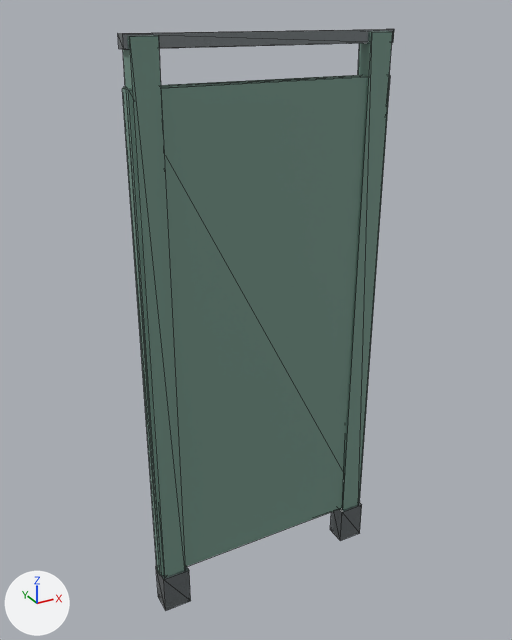
The glTF model assets/environments/arcade/restroom/restroom_stall_front.glb, before and after one commit.
Camera for both pictures: a 50 mm lens placed at (-1.11, -1.95, 2.06), pointed at (-0.02, 0.04, 1.06). The lights are fixed; the arrows at lower left show +X, +Y and +Z. The first picture is the older version. Mesh edges are drawn as thin lines. Vertices at exactly the same position are counted once.

The older version as bpy lines, for what is in view:
```python
me_cube_011 = bpy.data.meshes.new('Cube.011')
me_cube_011.from_pydata(...)  # 64 vertices, 104 faces; spans x -0.45..0.45, y -0.04..0.04, z 0.0..2.0
# faces by material slot: [68, 36]
me_cube_011.materials.append(mat_restroom_muted_teal_laminate)
me_cube_011.materials.append(mat_restroom_chrome)  # picture img_party_palette
ob_restroom_stall_front = bpy.data.objects.new('restroom_stall_front', me_cube_011)
ob_restroom_stall_front.location = (0.0, 0.0, 0.0)
```
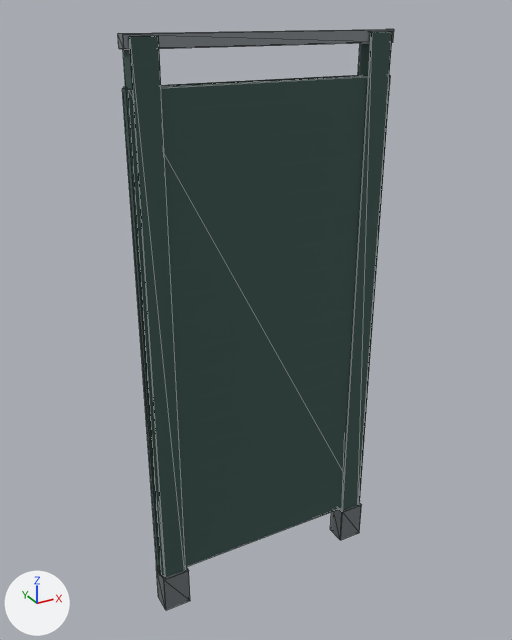
Changed parts and their boxes [x1, y1, x2, y2] in the pictures (512 x 640 px):
'restroom_stall_front', reshaped
    before: [118, 29, 394, 611]
    after: [118, 29, 394, 610]
part 1 of me_cube_011, cut back
    before: [118, 29, 394, 611]
    after: [118, 29, 394, 610]
part 2 of me_cube_011, recoloured (green to black)
    both: [122, 75, 390, 576]

Patch to the scene script:
```diff
--- a/assets/environments/arcade/restroom/restroom_stall_front.glb.py
+++ b/assets/environments/arcade/restroom/restroom_stall_front.glb.py
@@ img_restroom_stock @@
+img_restroom_stock = load_image('restroom_stock', '_unpacked/restroom_stock', 1024, 512, 'sRGB')
@@ mat_restroom_muted_teal_laminate_012 @@
+mat_restroom_muted_teal_laminate_012 = principled_material('restroom_muted_teal_laminate.012')
+mat_restroom_muted_teal_laminate_012.texture = img_restroom_stock
+mat_restroom_muted_teal_laminate_012.roughness = 0.78
@@ mat_restroom_chrome_024 @@
+mat_restroom_chrome_024 = principled_material('restroom_chrome.024')
+mat_restroom_chrome_024.texture = img_restroom_stock
+mat_restroom_chrome_024.metallic = 0.75
+mat_restroom_chrome_024.roughness = 0.32
@@ me_cube_011 @@
 # used by ob_restroom_stall_front; location = (0.0, 0.0, 0.0)
-me_cube_011.from_pydata(...)  # 64 vertices, 104 faces; spans x -0.45..0.45, y -0.04..0.04, z 0.0..2.0
-me_cube_011.materials.append(mat_restroom_chrome)  # picture img_party_palette
+me_cube_011.from_pydata(...)  # 144 vertices, 264 faces; spans x -0.45..0.45, y -0.04..0.04, z 0.0..2.0
+# me_cube_011 part 1
+# 46 faces are deleted
+# 64 vertices are added at x -0.45..0.45, y -0.04..0.04, z 0.0..2.0
+# 16 new vertices lie (0.09, 0.0, 0.0) away from vertices in x -0.44..0.35, y -0.04..0.04, z 0.0..0.15
+# 84 new faces join them, mat_restroom_muted_teal_laminate_012 (picture img_restroom_stock)
+# 122 new faces join them, mat_restroom_chrome_024 (picture img_restroom_stock)
+# me_cube_011 part 2: 48 faces spanning x -0.45..0.45, y -0.03..0.03, z 0.01..1.86 switch from mat_restroom_muted_teal_laminate to mat_restroom_muted_teal_laminate_012 (picture img_restroom_stock)
+me_cube_011.materials.append(mat_restroom_chrome_024)  # picture img_restroom_stock
```
